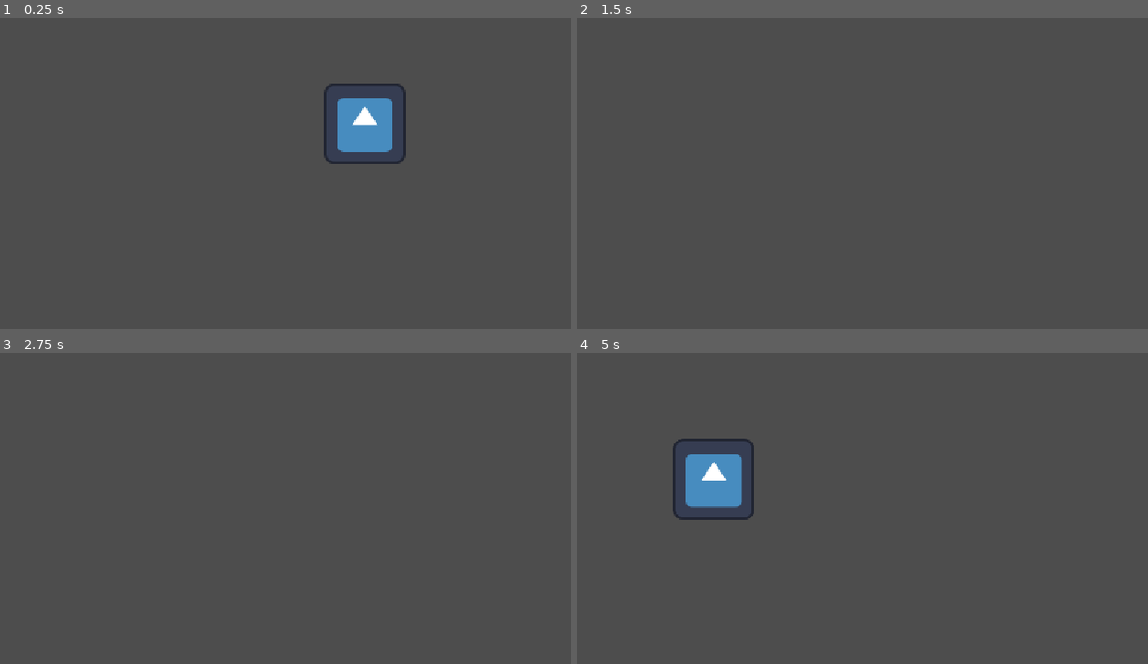
Above: before the commit, frames 1-4 (two rows, left to right).
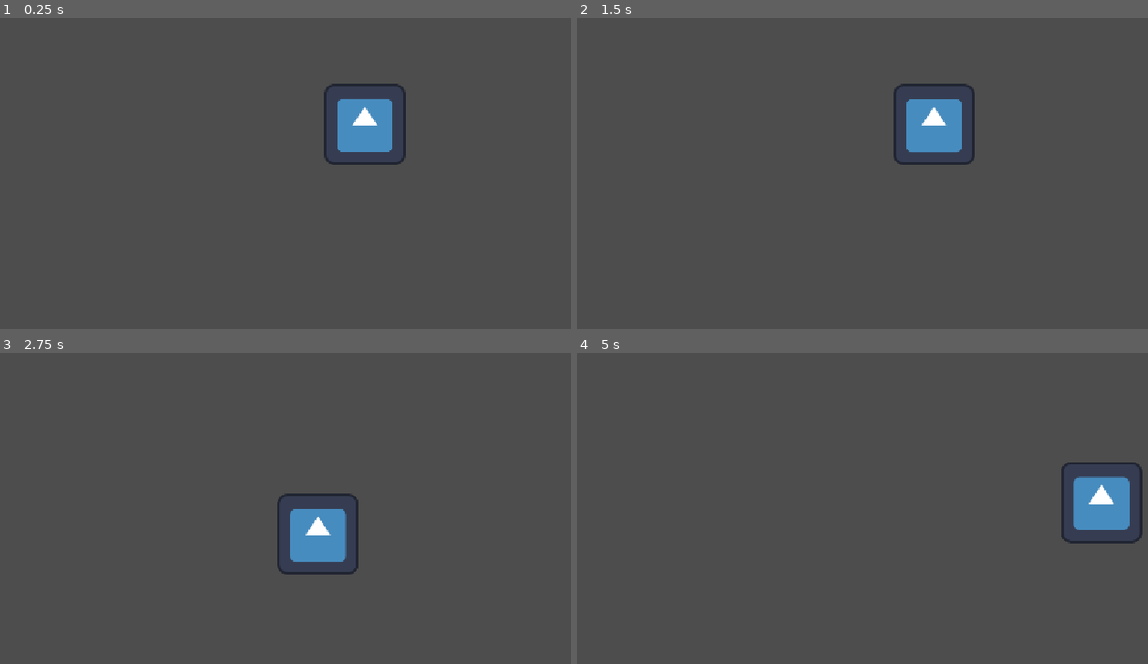
Above: after the commit, the same moments.

Repository: cowburrs/clabs
Game: Godot game, scene res://Test.tscn
Same seed, same stepped clock (60 frames per second), same inputs: the game is played once before the commit and once after it. The engine's default icon, where the game draws it, is replaced by a stand-in: a white triangle on a blue panel in a dark square.
Inputs (mouse positions are in pixels of both pictures, inside the frame that each line leads up to):
- Up to frame 1 (0.25 s): no input
- Up to frame 2 (1.5 s): tap Enter at 0.5 s; move the mouse to (1102, 101) at 0.52 s; click (1102, 101) at 0.67 s; move the mouse to (793, 145) at 1.27 s; click (793, 145) at 1.42 s
- Up to frame 3 (2.75 s): move the mouse to (439, 368) at 2.02 s; click (439, 368) at 2.17 s
- Up to frame 4 (5 s): move the mouse to (908, 539) at 2.77 s; click (908, 539) at 2.92 s; move the mouse to (outside the picture) at 3.52 s; click (outside the picture) at 3.67 s; move the mouse to (725, 396) at 4.27 s; click (725, 396) at 4.42 s

The runs differ from the first frame. In frame 1, 0.1% of the frame differs, in the area x 58-70%, y 25-48%; in frame 2, 2.1%; in frame 3, 2.2%; in frame 4, 4.3%, in the area x 16-100%, y 27-62%.

Commit message:
Feat: Fixed camera movement and tested left and right mouse buttons

Diff:
--- a/Test.tscn
+++ b/Test.tscn
@@ -3,13 +3,18 @@
 [ext_resource type="Texture2D" uid="uid://dtil8pdro413k" path="res://icon.svg" id="1_myinc"]
 [ext_resource type="Script" uid="uid://dtfdxsoixspq1" path="res://test.gd" id="1_njov2"]
 [ext_resource type="Script" uid="uid://cpmy7gdkoaodb" path="res://camerafollow.gd" id="3_2au82"]
+[ext_resource type="Script" uid="uid://c4gn0dws5x8q0" path="res://crosshair.gd" id="4_8tn2x"]
 
 [node name="Node2D" type="Node2D" unique_id=731941048]
 script = ExtResource("1_njov2")
 
 [node name="Sprite2D" type="Sprite2D" parent="." unique_id=58547006]
+position = Vector2(0, 1)
 texture = ExtResource("1_myinc")
 
 [node name="Camera2D" type="Camera2D" parent="." unique_id=1821474359]
 position_smoothing_enabled = true
 script = ExtResource("3_2au82")
+
+[node name="Crosshair" type="Sprite2D" parent="." unique_id=1523026809]
+script = ExtResource("4_8tn2x")
--- a/camerafollow.gd
+++ b/camerafollow.gd
@@ -1,12 +1,21 @@
 extends Camera2D
+
+# I don't know if this is how it's supposed to work but here are the variables I guess
+
+
+
 
 # Called when the node enters the scene tree for the first time.
 func _input(event: InputEvent) -> void:
+
 	pass # Replace with function body.
 
 
 # Called every frame. 'delta' is the elapsed time since the previous frame.
 func _process(delta: float) -> void:
-	position = get_global_mouse_position()
-	print(get_global_mouse_position())
+	position = get_local_mouse_position()
+
+
+
+	# print(get_global_mouse_position())
 	pass
--- /dev/null
+++ b/crosshair.gd
@@ -0,0 +1,24 @@
+extends Sprite2D
+
+
+# Called when the node enters the scene tree for the first time.
+func _ready() -> void:
+
+	pass # Replace with function body.
+
+#inputs
+
+func _input(event):
+	if event is InputEventMouseButton:
+		if event.button_mask & MOUSE_BUTTON_MASK_RIGHT:
+			print("RightMouseButton is clicked")
+
+	if event is InputEventMouseButton:
+		if event.button_mask & MOUSE_BUTTON_MASK_LEFT:
+			print("LeftMouseButton is clicked")
+
+
+# Called every frame. 'delta' is the elapsed time since the previous frame.
+func _process(delta: float) -> void:
+
+	pass
Not shown, added: crosshair.gd.uid
